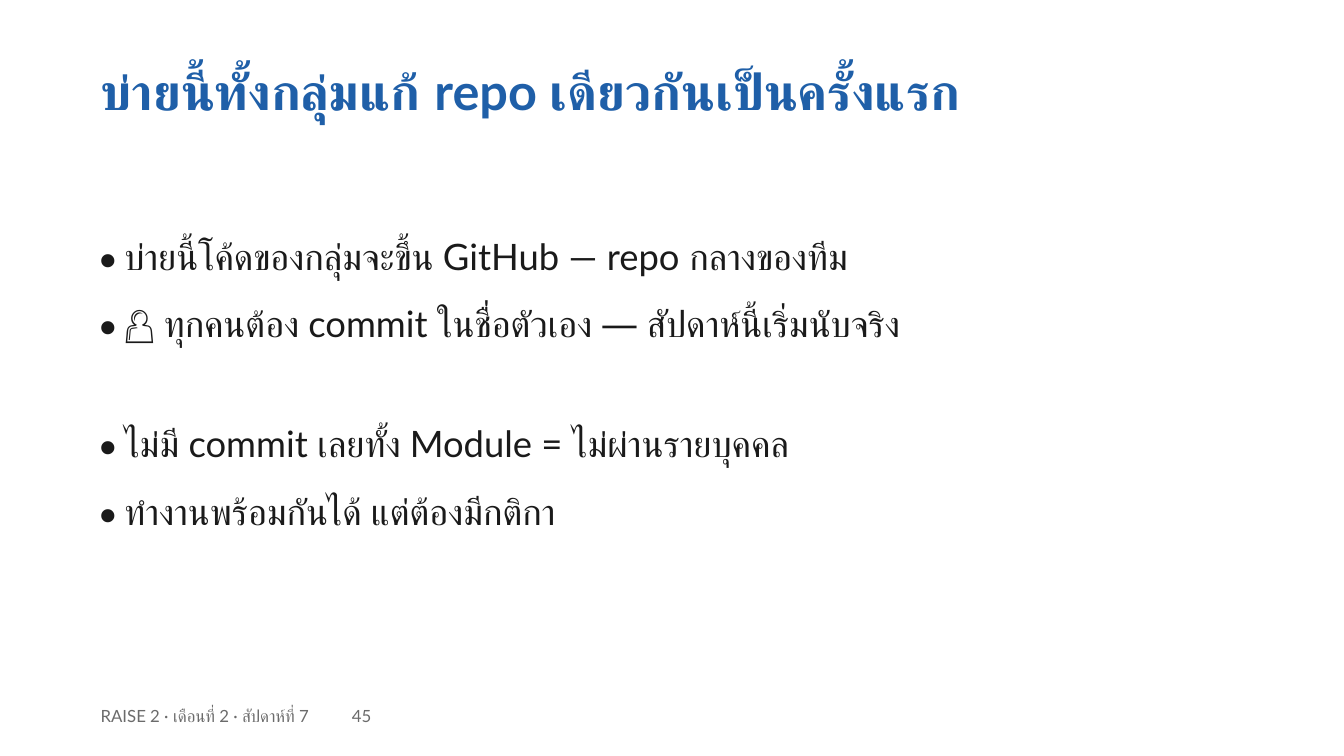
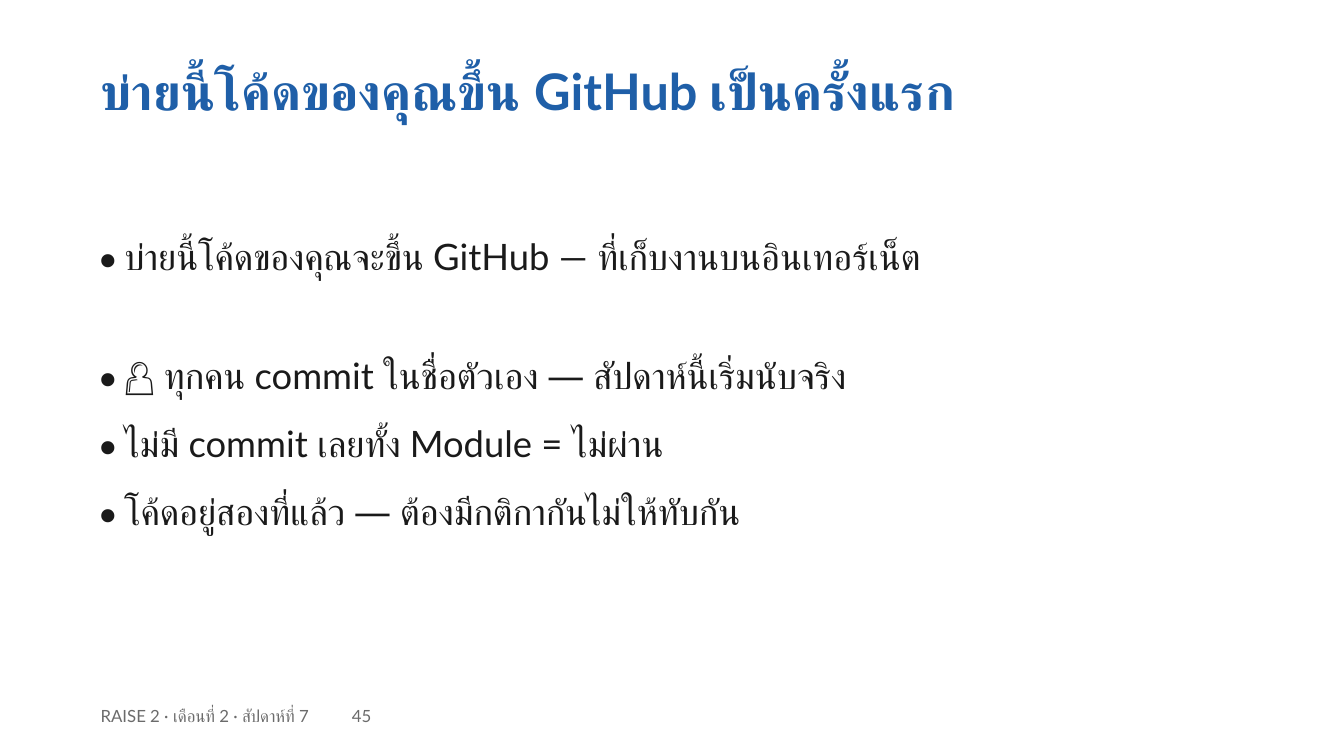
Before and after one commit to cnacha-mfu/raise2-module2, a slide deck: slide 45 of materials/week7/w7-slides.pptx. Drawn at 1344x756 pixels with LibreOffice and Linux fonts; fonts in the diff are those of the drawing. Boxes give left, top, right and bottom in pixels: in the first picture for what was removed or moved away, otherwise in the second. Text is boxed around its words. In the diff, an @@ line names an element or a change of style, - is before the commit and + after.

Commit message:
สไลด์+เดโม 4 สัปดาห์: ตัดงานกลุ่มออกทั้งหมด · บ่าย=LeaveEasy การบ้าน=หัวข้อตัวเอง · สัปดาห์ 9 เปลี่ยนนำเสนอเป็นคลิป+Consult · หน้าแรกลิงก์การบ้าน

```diff
--- a/materials/week7/w7-slides.pptx
+++ b/materials/week7/w7-slides.pptx
@@ text at [101,71,955,123]: text changed @@
-บ่ายนี้ทั้งกลุ่มแก้ repo เดียวกันเป็นครั้งแรก
+บ่ายนี้โค้ดของคุณขึ้น GitHub เป็นครั้งแรก
@@ text at [124,241,920,280]: text changed @@
-• บ่ายนี้โค้ดของกลุ่มจะขึ้น GitHub — repo กลางของทีม
+• บ่ายนี้โค้ดของคุณจะขึ้น GitHub — ที่เก็บงานบนอินเทอร์เน็ต
@@ text at [164,361,846,400]: text changed @@
-• 👤 ทุกคนต้อง commit ในชื่อตัวเอง — สัปดาห์นี้เริ่มนับจริง
+• 👤 ทุกคน commit ในชื่อตัวเอง — สัปดาห์นี้เริ่มนับจริง
@@ text at [124,429,663,458]: text changed @@
-• ไม่มี commit เลยทั้ง Module = ไม่ผ่านรายบุคคล
+• ไม่มี commit เลยทั้ง Module = ไม่ผ่าน
@@ text at [124,497,740,536]: text changed @@
-• ทำงานพร้อมกันได้ แต่ต้องมีกติกา
+• โค้ดอยู่สองที่แล้ว — ต้องมีกติกากันไม่ให้ทับกัน
```
Also in this commit, not shown: 11 other slides changed, 25 other files.
